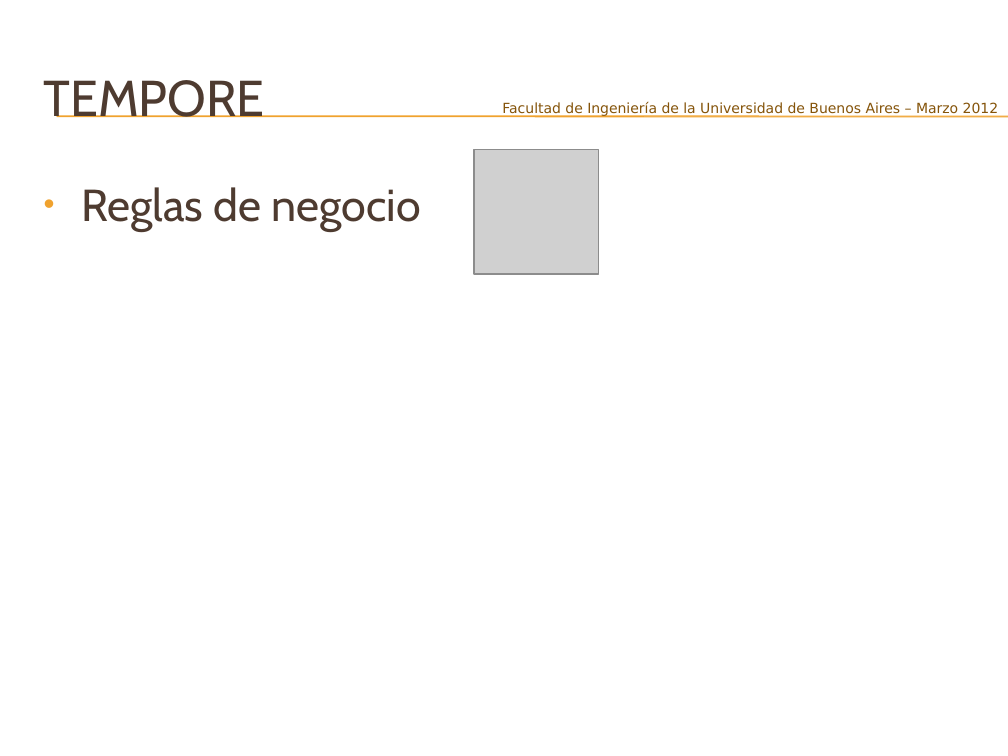
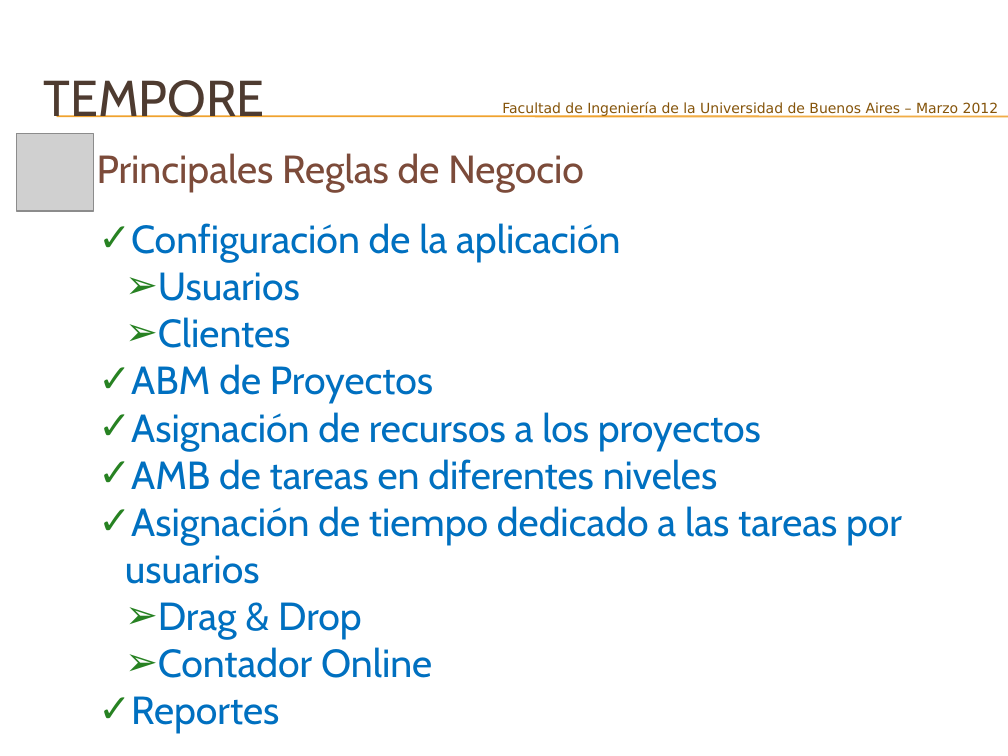
Before and after one commit to joshishimla99/tempore, a slide deck: slide 9 of docs/Presentacion Final/Tempore – Manejá tus tiempos-V2.pptx. Drawn at 1008x756 pixels with LibreOffice and Linux fonts; fonts in the diff are those of the drawing; grey boxes stand for pictures; background and template pictures are left out. Boxes give left, top, right and bottom in pixels: in the first picture for what was removed or moved away, otherwise in the second. Text is boxed around its words. In the diff, an @@ line names an element or a change of style, - is before the commit and + after.

Commit message:
update presentacion

```diff
--- a/docs/Presentacion Final/Tempore – Manejá tus tiempos-V2.pptx
+++ b/docs/Presentacion Final/Tempore – Manejá tus tiempos-V2.pptx
@@ picture added at (16,134,94,212) @@
@@ picture removed at (474,149,598,273) @@
@@ text at (97,153,584,192): text changed; size 32 to 28 pt; text colour #4E3B30 to #7C4B3B @@
-• Reglas de negocio
+Principales Reglas de Negocio
@@ text added at (125,223,902,734), 28 pt, text #0070C0 @@
+✓ Configuración de la aplicación
+  ➢ Usuarios
+  ➢ Clientes
+✓ ABM de Proyectos
+✓ Asignación de recursos a los proyectos
+✓ AMB de tareas en diferentes niveles
+✓ Asignación de tiempo dedicado a las tareas por
+usuarios
+  ➢ Drag & Drop
+  ➢ Contador Online
+✓ Reportes
```
Also in this commit, not shown: 9 other slides changed, 1 slide removed.
